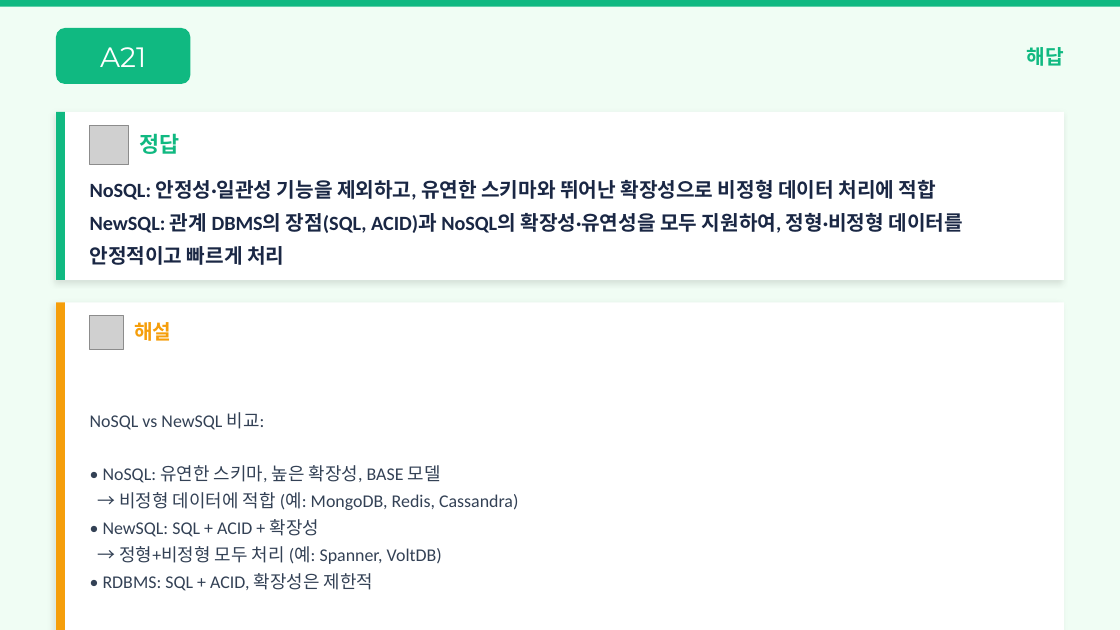
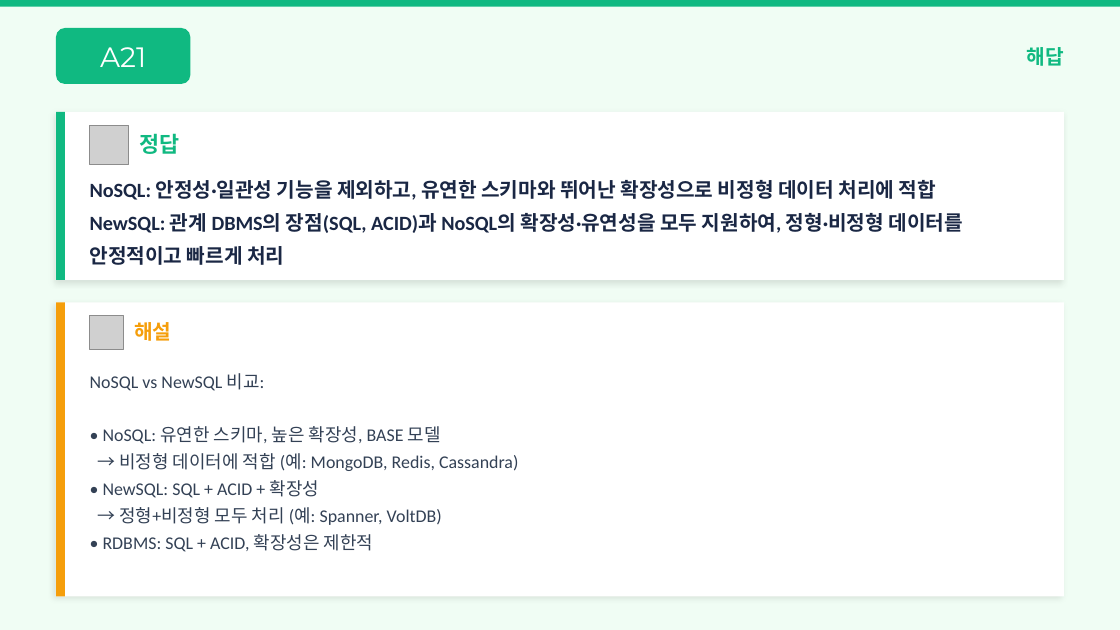
Before and after one commit to Sangdon-Park/Sangdon-Park.github.io, a slide deck: slide 46 of data/DB시스템/2장_연습문제_풀이.pptx. Drawn at 1120x630 pixels with LibreOffice and Linux fonts; fonts in the diff are those of the drawing; grey boxes stand for pictures. Boxes give left, top, right and bottom in pixels: in the first picture for what was removed or moved away, otherwise in the second. Text is boxed around its words. In the diff, an @@ line names an element or a change of style, - is before the commit and + after.

```diff
--- a/data/DB시스템/2장_연습문제_풀이.pptx
+++ b/data/DB시스템/2장_연습문제_풀이.pptx
@@ rectangle resized from (x1=56, y1=302, x2=1064, y2=630) to (x1=56, y1=302, x2=1064, y2=596) @@
@@ rectangle resized from (x1=56, y1=302, x2=65, y2=630) to (x1=56, y1=302, x2=65, y2=596) @@
@@ text "NoSQL vs NewSQL 비교:" moved from (x1=90, y1=412, x2=518, y2=591) to (x1=90, y1=373, x2=518, y2=552) @@
```
Also in this commit, not shown: 3 other slides changed, 3 other files.
